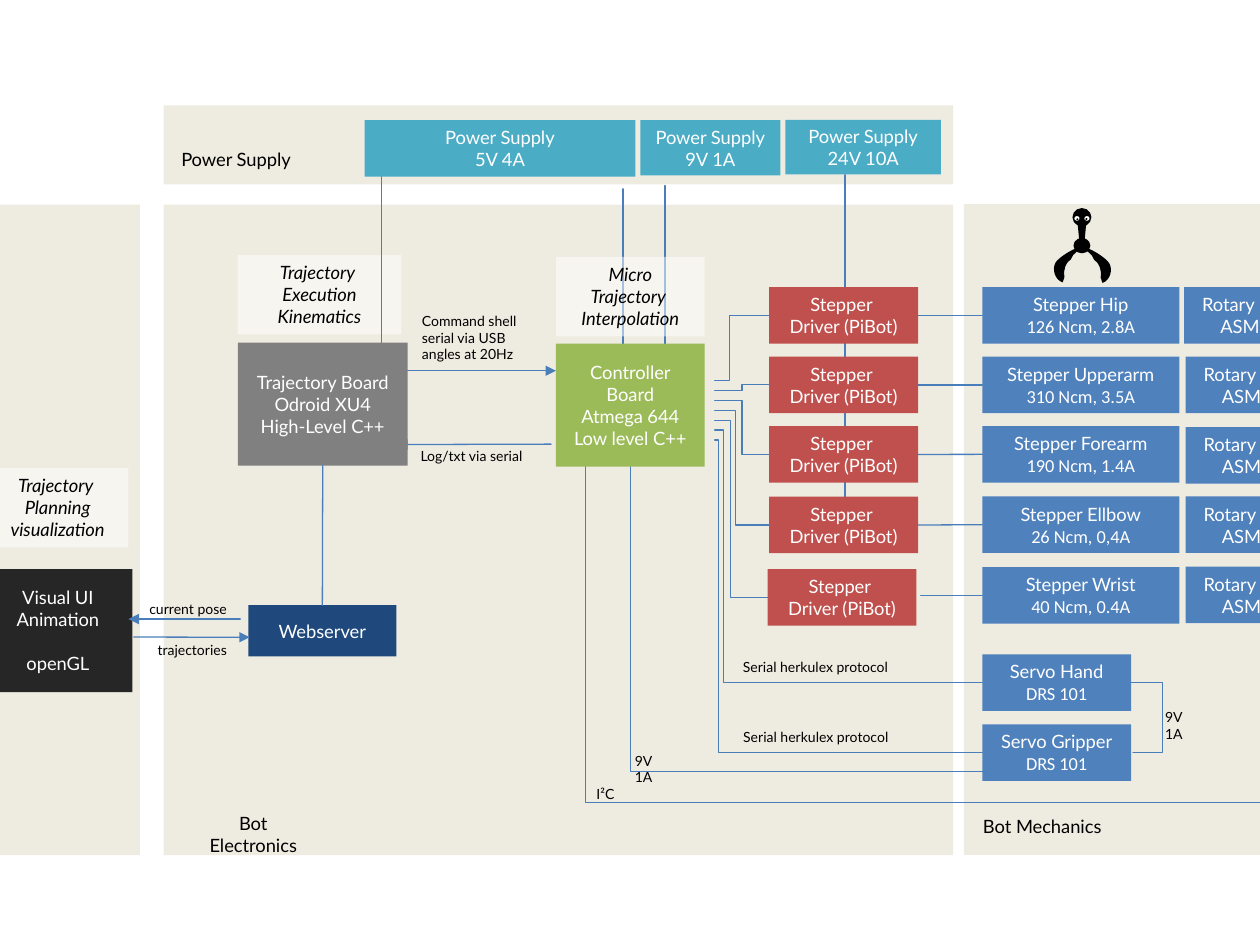
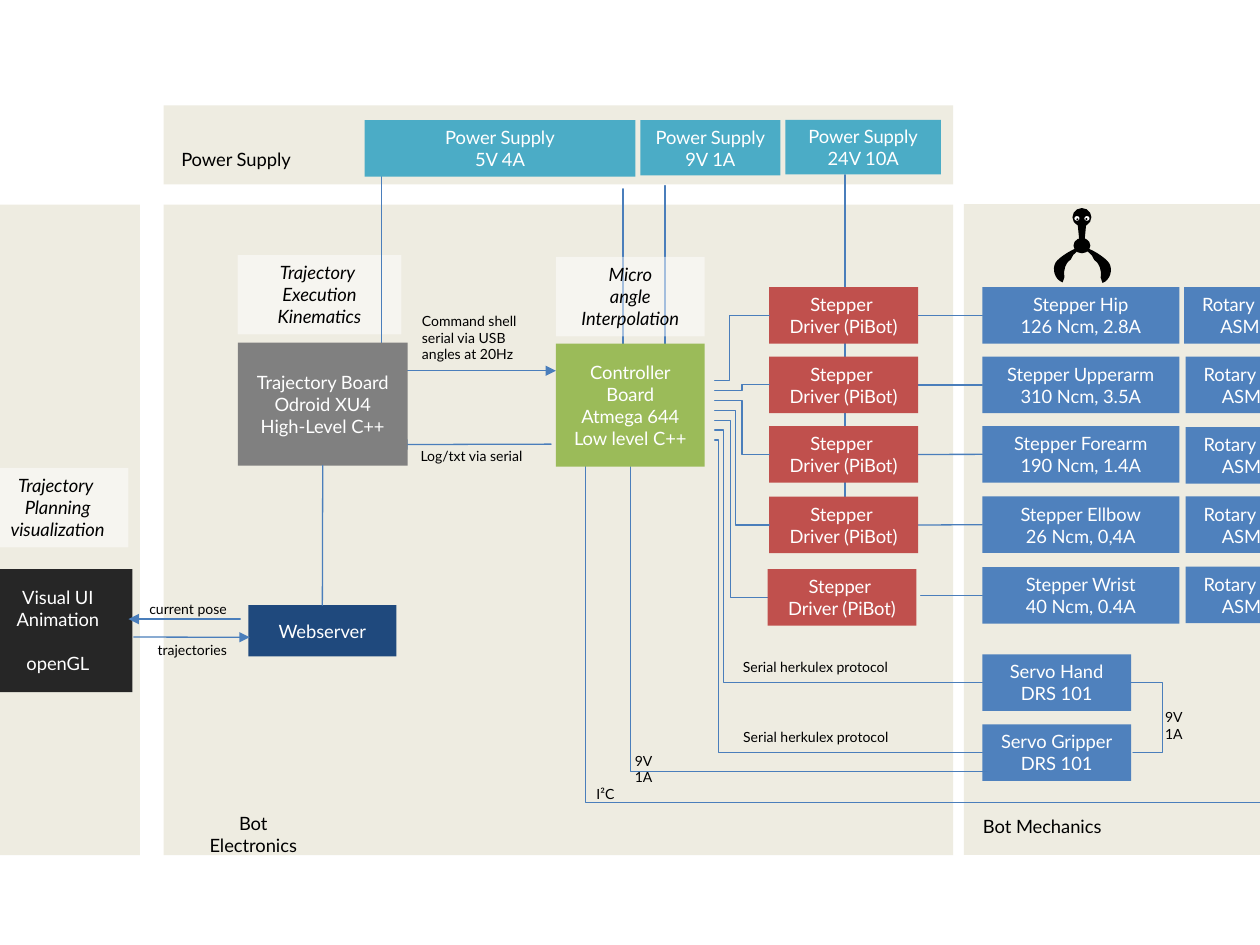
Before and after one commit to goergch/Walter, a slide deck: slide 1 of theory/kinematik.pptx (slide 2 before the commit). Drawn at 1260x945 pixels with LibreOffice and Linux fonts; fonts in the diff are those of the drawing. Boxes give left, top, right and bottom in pixels: in the first picture for what was removed or moved away, otherwise in the second. Text is boxed around its words. In the diff, an @@ line names an element or a change of style, - is before the commit and + after.

```diff
--- a/theory/kinematik.pptx
+++ b/theory/kinematik.pptx
@@ text in rectangle at (610,287,651,307): text changed @@
-Trajectory
+angle
@@ text in rectangle at (1021,319,1141,335): font Calibri to Lato in "126 Ncm, 2.8A" @@
@@ text in rectangle at (1021,389,1141,405): font Calibri to Lato in "310 Ncm, 3.5A" @@
@@ text in rectangle at (1021,458,1141,474): font Calibri to Lato in "190 Ncm, 1.4A" @@
@@ rectangle "Stepper Ellbow 26 Ncm, 0,4A" at (983,496,1179,553): font Calibri to Lato in "26 Ncm, 0,4A" @@
@@ text in rectangle at (1026,599,1136,615): font Calibri to Lato in "40 Ncm, 0.4A" @@
@@ text in rectangle at (1021,686,1093,700): font Calibri to Lato in "DRS 101" @@
@@ text in rectangle at (1021,756,1093,770): font Calibri to Lato in "DRS 101" @@
```
Also in this commit, not shown: 1 other slide changed, 2 slides added, 6 other files.
